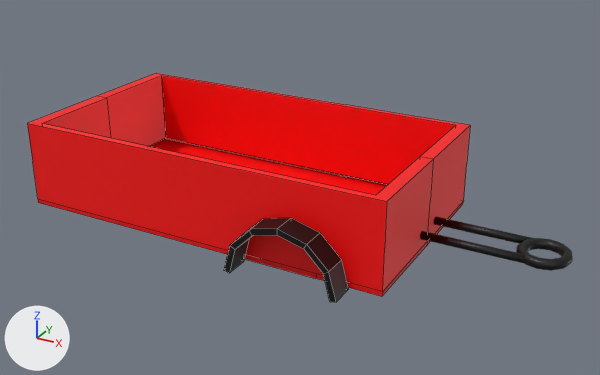
Two versions of the Blender file Assets/models/cart/cart.blend, one commit apart.
The view is the same before and after, from a 50 mm camera at (3.01, -4.7, 2.57) aimed at (0.45, -0.04, 0.24). The axes (+X, +Y, +Z) are drawn at lower left. The lights are the same throughout. Mesh edges are drawn as thin lines on the coarser meshes.

The older version as bpy lines, for what is in view:
```python
me_cube_002 = bpy.data.meshes.new('Cube.002')
me_cube_002.from_pydata(...)  # a torus around z (ring radius 0.139, tube radius 0.035) spanning x -0.173..0.173, y -0.173..0.173, z -0.035..0.035; a 15-sided cylinder along x spanning x -0.76..-0.056, y -0.151..-0.096, z -0.028..0.027; a 15-sided cylinder along x spanning x -0.76..-0.056, y 0.094..0.148, z -0.028..0.027
me_cube_002.polygons.foreach_set('use_smooth', [True] * 178)
me_cube_002.materials.append(mat_material)  # black #000000
me_cube_005 = bpy.data.meshes.new('Cube.005')
me_cube_005.from_pydata(...)  # 104 vertices, 80 faces; spans x -1.38..1.39, y -0.9..0.9, z -0.02..0.62
# faces by material slot: [28, 52]
me_cube_005.materials.append(mat_material_001)  # red #ff0000
me_cube_005.materials.append(mat_material)  # black #000000
ob_cube_001 = bpy.data.objects.new('Cube.001', me_cube_002)
ob_cube_001.location = (2.142, 0.0, 0.14)
ob_cube_002 = bpy.data.objects.new('Cube.002', me_cube_005)
ob_cube_002.location = (0.0, 0.0, 0.0)
```
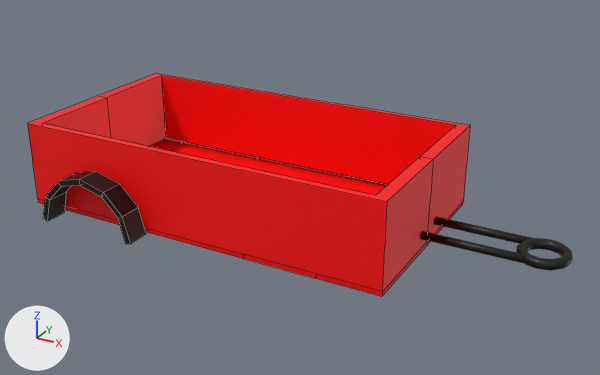
Commit message: cart fix

Diff of the bpy script that builds the scene:
```diff
--- a/Assets/models/cart/cart.blend.py
+++ b/Assets/models/cart/cart.blend.py
@@ me_cube_005 @@
 me_cube_005.from_pydata(...)  # 104 vertices, 80 faces; spans x -1.38..1.39, y -0.9..0.9, z -0.02..0.62
 # used by ob_cube_002; location = (0.0, 0.0, 0.0)
+# me_cube_005 part 1: the loose piece of 28 vertices spanning x 0.38..1.17, y -0.9..-0.74, z -0.02..0.38 is moved by (-1.54, 0.0, 0.0)
 me_cube_005.materials.append(mat_material_001)
```

Where the change shows, as pixel boxes (x1, y1, x2, y2) in the pictures (600 x 375 px; the box of a moved part takes in the faces that stretch with it):
'Cube.002', reshaped
    before: (27, 73, 470, 302)
    after: (27, 73, 470, 297)
part 1 of me_cube_005, moved or reshaped
    before: (224, 218, 348, 302)
    after: (43, 171, 146, 244)
